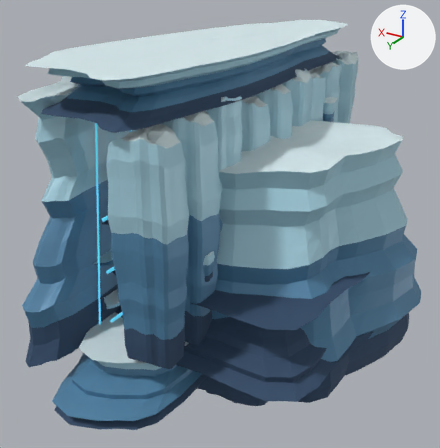
Two versions of the Blender file games/vector-nova/assets/levels/glasswake/glasswake-environment-v2.blend, one commit apart.
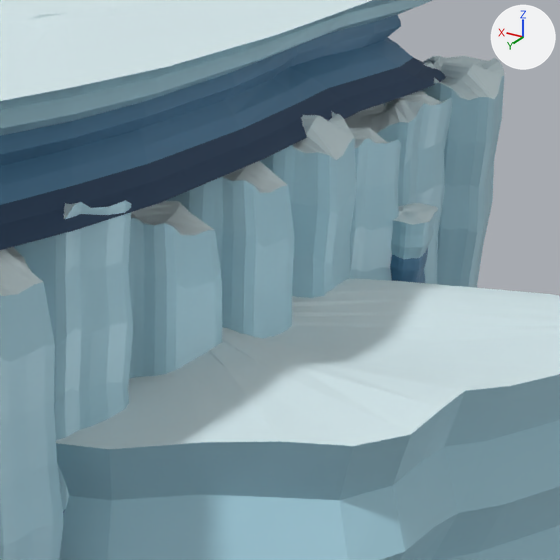
The first picture shows the older version from a 50 mm camera at (-280.0, 530.0, 265.0) aimed at (31.0, 11.0, 5.0). The close-ups show the older and then the newer version on the part from 46% to 85% of the width and 8% to 47% of the height of that picture. Only the edits that show in the close-ups are written down. The axes (+X, +Y, +Z) are drawn at upper right. The lights are the same throughout.

Names of what the first close-up shows: 'calving_chip_05', 'calving_chunk_01', 'calving_chunk_02', 'calving_chunk_03', 'calving_chunk_04', 'calving_chunk_05', 'calving_chunk_06', 'calving_chunk_07', 'calving_chunk_08', 'calving_roof', 'far_fragment'.
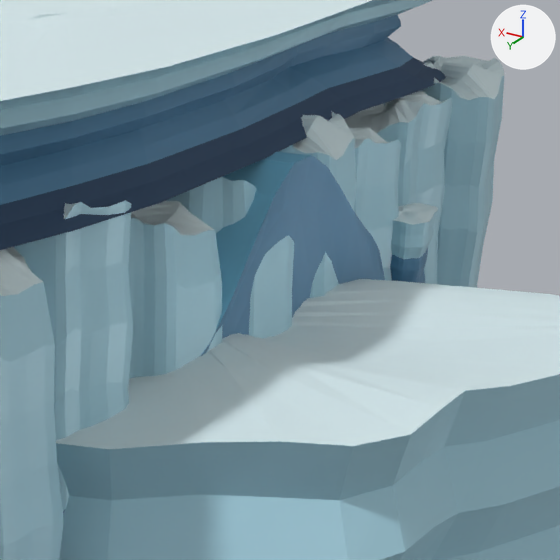
Diff of the bpy script that builds the scene:
```diff
--- a/games/vector-nova/assets/levels/glasswake/glasswake-environment-v2.blend.py
+++ b/games/vector-nova/assets/levels/glasswake/glasswake-environment-v2.blend.py
@@ mat_cobalt_buried_cavern_recess @@
+mat_cobalt_buried_cavern_recess = principled_material('Cobalt buried cavern recess')
+mat_cobalt_buried_cavern_recess.base_color = (0.055, 0.115, 0.19)  # dark blue #425f79
+mat_cobalt_buried_cavern_recess.metallic = 0.04
+mat_cobalt_buried_cavern_recess.roughness = 0.87
@@ me_glasswake_deep_eroded_chamber_mass @@
+me_glasswake_deep_eroded_chamber_mass.from_pydata(...)  # 950 vertices, 948 faces; spans x -44.0..46.0, y -162.0..162.0, z -100.0..160.0
+# faces by material slot: [312, 516, 120]
+me_glasswake_deep_eroded_chamber_mass.materials.append(mat_cobalt_buried_cavern_recess)  # dark blue #425f79
+me_glasswake_deep_eroded_chamber_mass.materials.append(mat_blue_compact_ice_planes)  # blue #5285a8
+me_glasswake_deep_eroded_chamber_mass.materials.append(mat_fresh_fracture_blue_edges)  # cyan #79bcd8
@@ ob_recess_wall @@
+ob_recess_wall = bpy.data.objects.new('recess_wall', me_glasswake_deep_eroded_chamber_mass)
+ob_recess_wall.location = (0.0, 0.0, 0.0)
```

What differs and where, as boxes (x1, y1, x2, y2) in the close-ups (560 x 560 px):
'recess_wall', added
    after: (201, 152, 385, 356)
    faces in mat_blue_compact_ice_planes (blue #5285a8): (201, 156, 385, 356)
    faces in mat_fresh_fracture_blue_edges (cyan #79bcd8): (201, 152, 312, 355)
'calving_chunk_05', unchanged, covered by the edit
    before: (260, 111, 357, 298)
    after: (279, 111, 357, 298)
